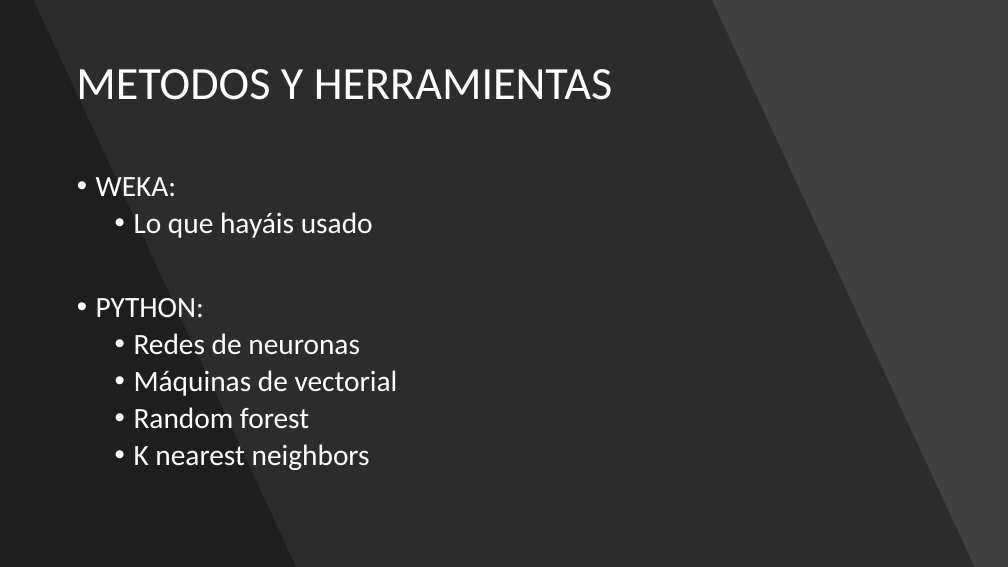
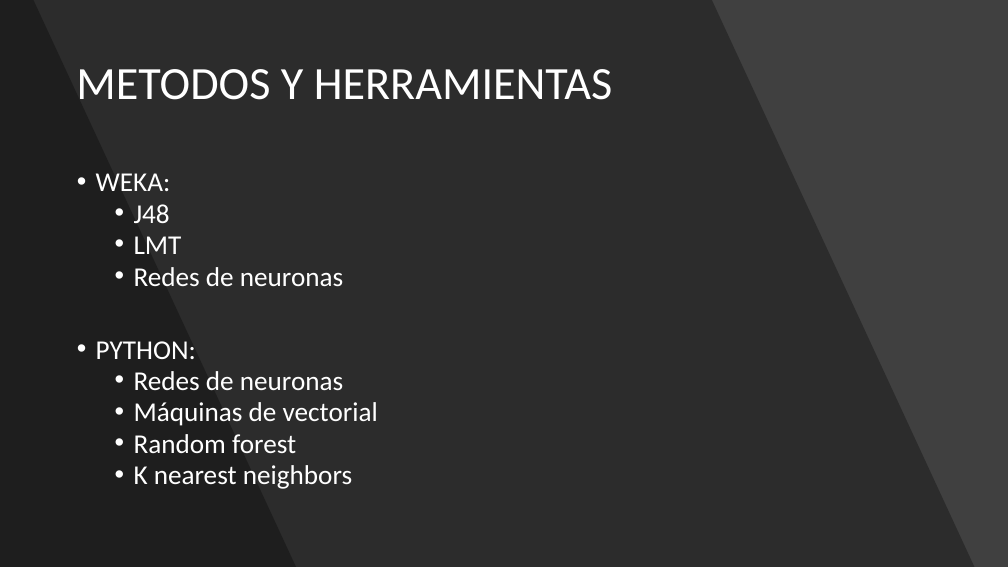
Before and after one commit to adrigrillo/IBEXPredictor, a slide deck: slide 10 of docs/PresentacionFinal.pptx. Drawn at 1008x567 pixels with LibreOffice and Linux fonts; fonts in the diff are those of the drawing. Boxes give left, top, right and bottom in pixels: in the first picture for what was removed or moved away, otherwise in the second. Text is boxed around its words. In the diff, an @@ line names an element or a change of style, - is before the commit and + after.

Commit message:
Añadida parte de Weka a la presentación final

```diff
--- a/docs/PresentacionFinal.pptx
+++ b/docs/PresentacionFinal.pptx
@@ text at bbox=[96, 173, 378, 489]: size 28 to 25.9 pt in "WEKA:", "PYTHON:", "Redes de neuronas", "Máquinas de vectorial" and 2 more places; line spacing 0.9 to 0.8 @@
@@ text at bbox=[134, 204, 343, 286]: text changed; size 28 to 25.9 pt @@
-  • Lo que hayáis usado
+  • J48
+  • LMT
+  • Redes de neuronas
```
Also in this commit, not shown: 3 slides added.
